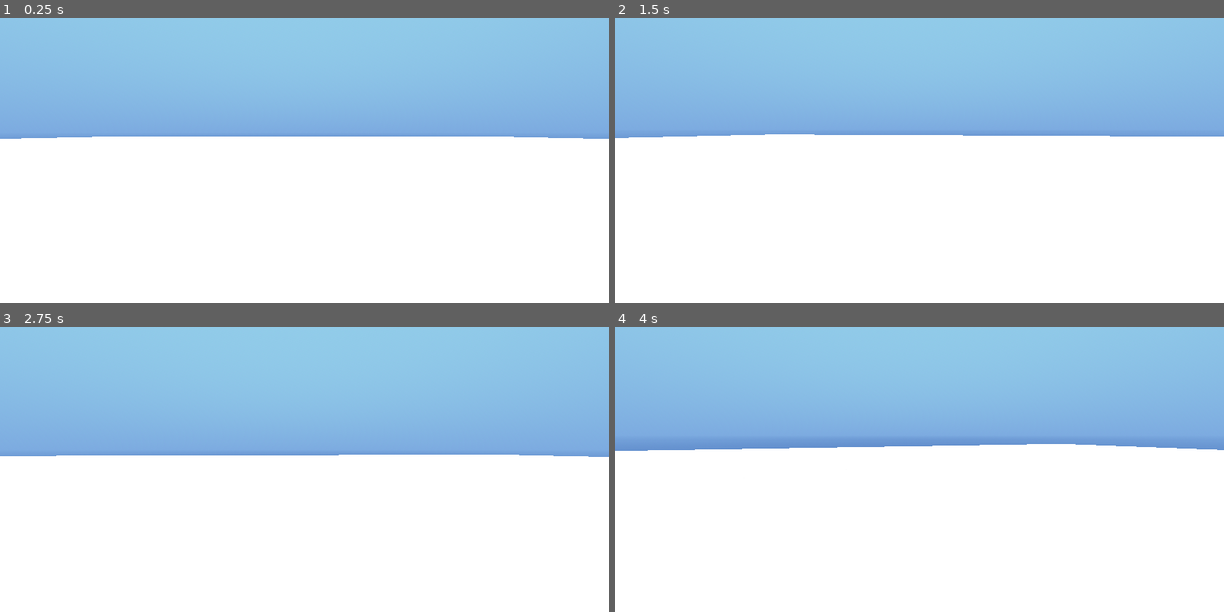
Above: before the commit, frames 1-4 (two rows, left to right).
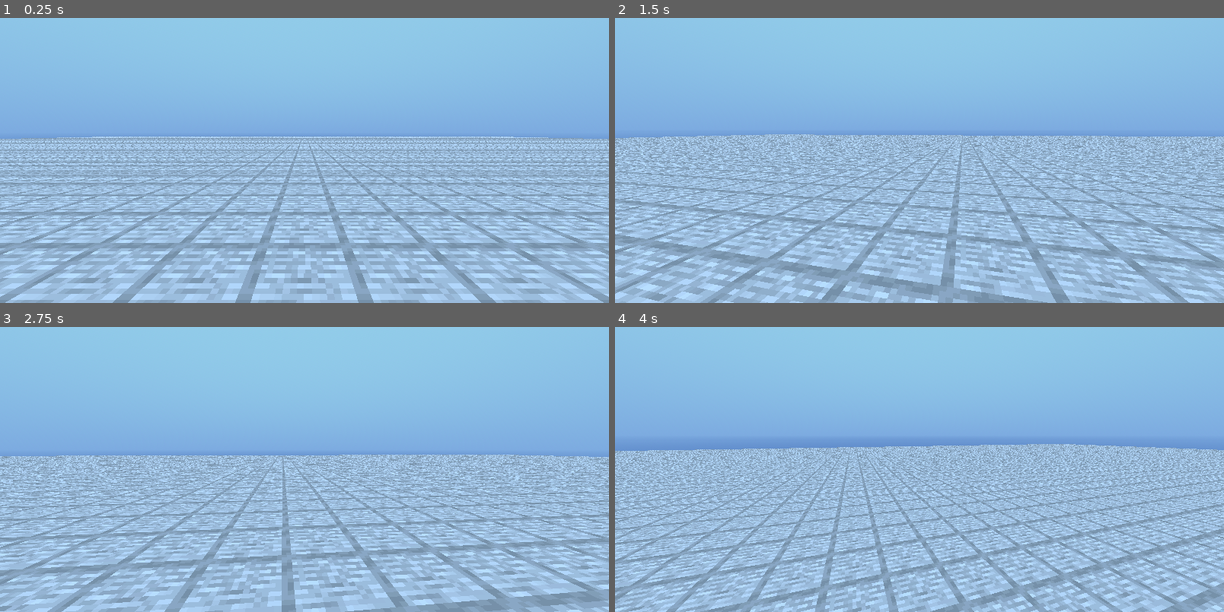
Above: after the commit, the same moments.

Repository: FalseDeveloper/project-_create_industry
Game: Godot game, scene res://scenes/game_scene.tscn
The game is run twice, just before and just after one commit, with the same random seed, the same clock (stepped at 60 frames per second) and the same inputs.
Inputs (mouse positions are in pixels of both pictures, inside the frame that each line leads up to):
- Up to frame 1 (0.25 s): no input
- Up to frame 2 (1.5 s): tap Enter at 0.5 s; move the mouse to (949, 132) at 0.52 s; press the mouse at (949, 132) at 0.53 s; hold W (Forwards) from 0.53 s (still down); tap Space (Jump) at 0.77 s; move the mouse to (889, 132) at 1.27 s; release the mouse at (889, 132) at 1.28 s; right-click (889, 132) at 1.35 s
- Up to frame 3 (2.75 s): keep holding W (Forwards); tap Space (Jump) at 1.52 s; move the mouse to (316, 435) at 2.02 s; press the mouse at (316, 435) at 2.03 s
- Up to frame 4 (4 s): keep holding W (Forwards); move the mouse to (913, 446) at 2.77 s; release the mouse at (913, 446) at 2.78 s; right-click (913, 446) at 2.85 s; tap Space (Jump) at 3.02, 3.77 s; move the mouse to (962, 443) at 3.52 s; press the mouse at (962, 443) at 3.53 s

The runs differ from the first frame. In frame 1, 58% of the frame differs, in the area x 0-100%, y 41-100%; in frame 2, 59%, in the area x 0-100%, y 40-100%; in frame 3, 55%; in frame 4, 58%.

Commit message:
Switched voxel texture to ShaderMaterial.

Diff:
--- a/rendering/chunk_renderer/chunk_renderer.gd
+++ b/rendering/chunk_renderer/chunk_renderer.gd
@@ -3,17 +3,21 @@
 extends Node3D
 
 const CHUNK_MULTIMESH_TEMPLATE = preload("uid://dqgmtsxxs35rb")
+const SHADER_MATERIAL = preload("res://world/game_world/quad.tres::ShaderMaterial_6dmd8")
 
 @onready var chunk_mesh = $ChunkMesh
 @onready var chunk_collision_shape = $ChunkCollision/CollisionShape3D
 
 var voxel_mesher := VoxelMesher.new()
 var loaded_chunk_data : ChunkData
-var chunk_multimesh = CHUNK_MULTIMESH_TEMPLATE.duplicate()
+var chunk_multimesh : MultiMesh = CHUNK_MULTIMESH_TEMPLATE.duplicate()
 
 # Called when the node enters the scene tree for the first time.
 func _ready():
 	chunk_mesh.multimesh = chunk_multimesh
+
+func _process(delta):
+	SHADER_MATERIAL.set_shader_parameter("OFFSET", SHADER_MATERIAL.get_shader_parameter("OFFSET") + (0.01 * delta))
 
 func update_chunk():
 	if loaded_chunk_data == null:
--- a/rendering/chunk_renderer/chunk_renderer.tscn
+++ b/rendering/chunk_renderer/chunk_renderer.tscn
@@ -9,6 +9,7 @@
 metadata/_custom_type_script = "uid://dp33r4gdgpxrg"
 
 [node name="ChunkMesh" type="MultiMeshInstance3D" parent="." unique_id=683546562]
+gi_mode = 2
 
 [node name="ChunkCollision" type="StaticBody3D" parent="." unique_id=703372992]
 
--- a/rendering/voxel_texture.gdshader
+++ b/rendering/voxel_texture.gdshader
@@ -1,15 +1,15 @@
 shader_type spatial;
 
-uniform sampler2D block_texture;
+uniform sampler2D block_texture : filter_nearest;
 
 void vertex() {
-	// Called for every vertex the material is visible on.
+
 }
 
 void fragment() {
-	vec4 texture_color = texture(block_texture, UV);
+	vec3 texture_color = texture(block_texture, UV).xyz;
 
-	ALBEDO = vec3(texture_color.x, texture_color.y, texture_color.z);
+	ALBEDO = texture_color;
 }
 
 //void light() {
--- a/scenes/game_scene.tscn
+++ b/scenes/game_scene.tscn
@@ -76,6 +76,7 @@
 
 [node name="DirectionalLight3D" type="DirectionalLight3D" parent="." unique_id=813252462]
 transform = Transform3D(1, 0, 0, 0, 0.5446976, 0.8386325, 0, -0.8386325, 0.5446976, 0, 3.599032, 2.337596)
+shadow_enabled = true
 
 [node name="DebugGround" type="CSGBox3D" parent="." unique_id=1440024726]
 transform = Transform3D(161.37428, -0.0010699296, 0.30610928, 0.17216812, 1.0011913, 0.1509169, -0.30699766, -0.0009365152, 160.99152, 0, -24.281666, 0)
@@ -121,3 +122,8 @@
 transform = Transform3D(1, 0, 0, 0, 1, 0, 0, 0, 1, 1, 1, 0)
 radius = 0.2
 material = SubResource("StandardMaterial3D_mw25s")
+
+[node name="CSGSphere3D8" type="CSGSphere3D" parent="CSGSphere3D8" unique_id=245639912]
+transform = Transform3D(1, 0, 0, 0, 1, 0, 0, 0, 1, 1, -22.843178, 0)
+radius = 0.18754825
+material = SubResource("StandardMaterial3D_mw25s")
--- a/world/game_world/quad.tres
+++ b/world/game_world/quad.tres
@@ -1,10 +1,26 @@
 [gd_resource type="PlaneMesh" format=3 uid="uid://crxj8fcqm4tsk"]
 
 [ext_resource type="Shader" uid="uid://dw2lsyfwbkq8s" path="res://rendering/voxel_texture.gdshader" id="1_7pikh"]
+[ext_resource type="Texture2D" uid="uid://k7ei0pftq3g4" path="res://data/textures/blocks/stone.png" id="2_6dmd8"]
+
+[sub_resource type="Gradient" id="Gradient_6dmd8"]
+offsets = PackedFloat32Array(0, 0.16666667, 0.29710144, 0.45652175, 0.60144925, 0.73188406, 0.85507244, 1)
+colors = PackedColorArray(1, 0, 0, 1, 1, 0.5, 0, 1, 1, 0.8666667, 0, 1, 0.05000007, 1, 0, 1, 0, 0.9666667, 1, 1, 0, 0.25, 1, 1, 1, 0, 0.9833331, 1, 1, 0, 0.016666412, 1)
+
+[sub_resource type="FastNoiseLite" id="FastNoiseLite_h5of1"]
+frequency = 0.0214
+
+[sub_resource type="NoiseTexture2D" id="NoiseTexture2D_olu1s"]
+noise = SubResource("FastNoiseLite_h5of1")
+color_ramp = SubResource("Gradient_6dmd8")
+seamless = true
 
 [sub_resource type="ShaderMaterial" id="ShaderMaterial_6dmd8"]
 render_priority = 0
 shader = ExtResource("1_7pikh")
+shader_parameter/block_texture = ExtResource("2_6dmd8")
+shader_parameter/NOISE_PATTERN = SubResource("NoiseTexture2D_olu1s")
+shader_parameter/OFFSET = 0.0
 
 [resource]
 material = SubResource("ShaderMaterial_6dmd8")
